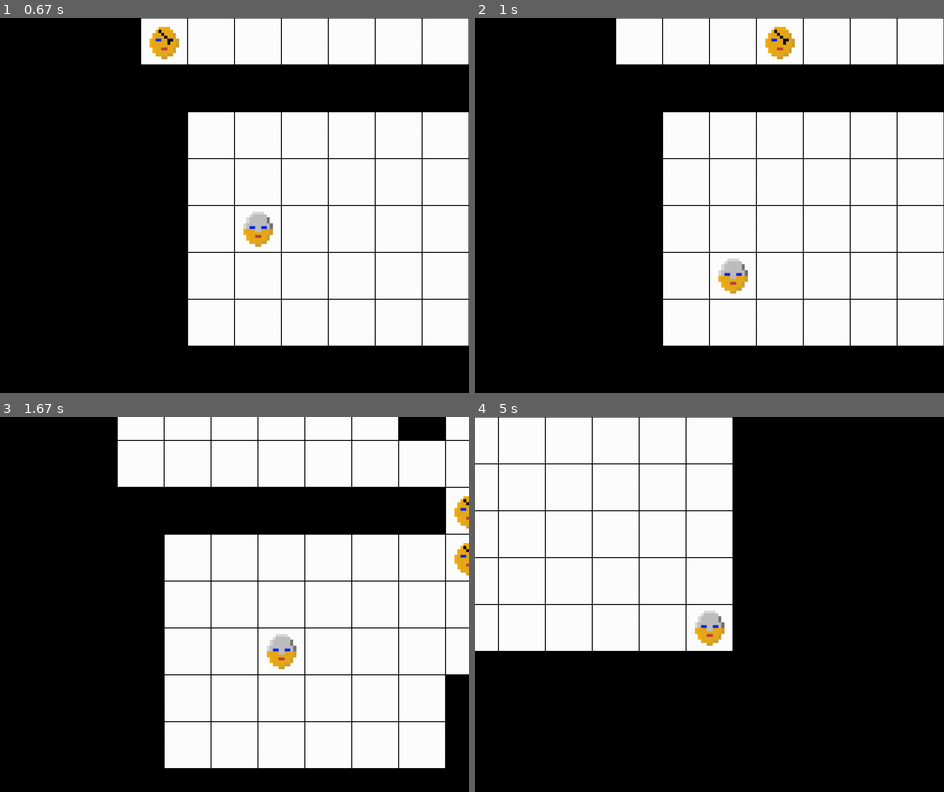
Above: before the commit, frames 1-4 (two rows, left to right).
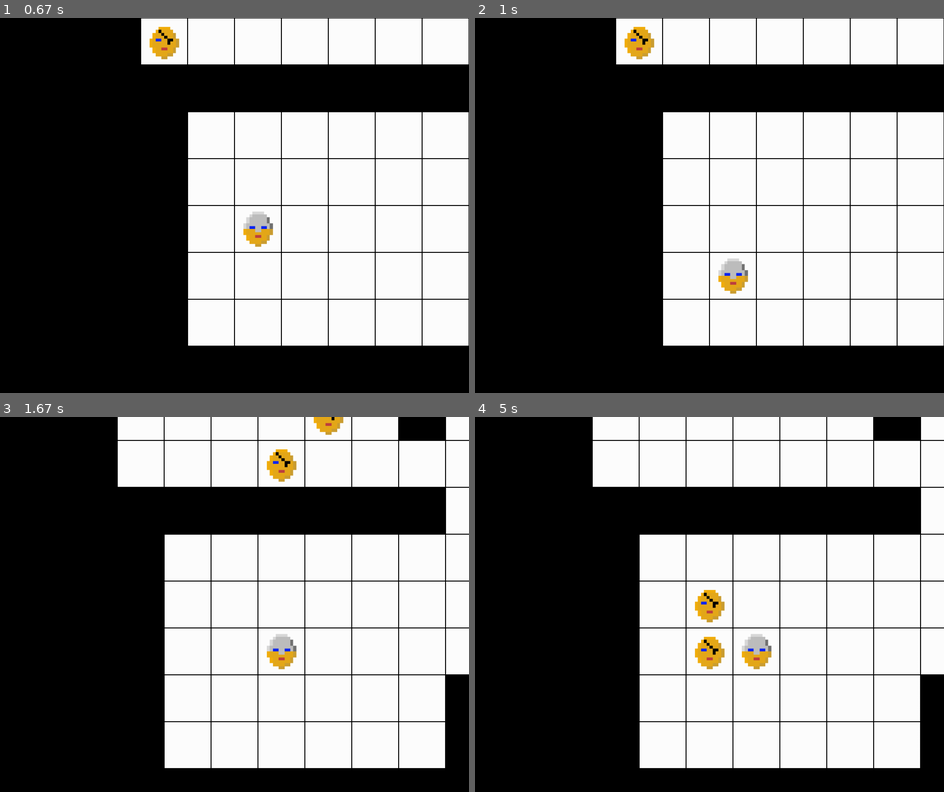
Above: after the commit, the same moments.

Repository: B3NJP/FinalSDDProject
Game: pygame game, started from main.py
Two runs of this game, one before a commit and one after it. Both use one fixed random seed, a clock stepped at 60 frames per second and the inputs below.
Inputs (mouse positions are in pixels of both pictures, inside the frame that each line leads up to):
- Up to frame 1 (0.67 s): click (234, 89) at 0.38 s
- Up to frame 2 (1 s): tap S at 0.67 s
- Up to frame 3 (1.67 s): hold Right 1-1.47 s; hold D 1-1.47 s; hold Up from 1.5 s (still down); hold W from 1.5 s (still down)
- Up to frame 4 (5 s): release Up at 1.8 s; release W at 1.8 s; hold Right 1.83-2.3 s; hold D 1.83-2.3 s; hold Left 2.33-2.87 s; hold A 2.33-2.87 s; hold Down 2.9-3.2 s; hold S 2.9-3.2 s; hold Esc 3.23-3.63 s; hold Left 3.23-3.63 s; hold A 3.23-3.63 s; click (709, 488) at 3.72 s; hold Left 4-4.4 s; hold A 4-4.4 s; hold Up 4.43-4.8 s; hold W 4.43-4.8 s; hold Right from 4.83 s (still down); hold D from 4.83 s (still down)

Frame 1 is identical in both runs. In frame 2, 0.8% of the frame differs, in the area x 31-69%, y 2-12%; in frame 3, 1.0%; in frame 4, 64%, in the area x 0-100%, y 0-94%.

Commit message:
Add new arts, along with short delay before enemy turns

Diff:
--- a/ai.py
+++ b/ai.py
@@ -5,6 +5,7 @@
     if not (player.loc[0] == user.loc[0] and player.loc[1] == user.loc[1]): # Only moves when not adjacent
         path = functions.pathFind(map, user.loc, player.loc)
         if path:
-            user.loc = path[min(len(path)-1,2)] # Move to end of path or 3 spaces, whichever is smaller
+            if len(path) <= 15: # Only moves player if within 15 tiles. Find way to not hard code this later. Or don't considering that I can just make more ai functions with different ranges
+                user.loc = path[min(len(path)-1,2)] # Move to end of path or 3 spaces, whichever is smaller
     if (abs(player.loc[0] - user.loc[0])+abs(player.loc[1] - user.loc[1]) <= 1): # If (now) next to player, attack!
         functions.dealBasicDamage(user, player, [], 'PHY', 0)
--- a/exampleArts.py
+++ b/exampleArts.py
@@ -21,4 +21,6 @@
 
 pullSlash = classes.Art('Pull Slash', [['AGI', 0.5]], 'B', '', ['FF'], 20)
 
-allArts = [pierce, broadSlash, greatPierce, autumn, arcSlash, gale, runeBlade, pierceStep, leftSlash, pullSlash]
+step = classes.Art('Step', [], '', 'F', [], 10)
+
+allArts = [pierce, broadSlash, greatPierce, autumn, arcSlash, gale, runeBlade, pierceStep, leftSlash, pullSlash, step]
--- a/main.py
+++ b/main.py
@@ -1,4 +1,4 @@
-import math, random, sys, copy
+import math, random, sys, copy, time
 import pygame
 import classes, functions, exampleArts, drawMap, pygameFunctions, ai, MapGen2, exampleEnemies
 pygame.init()
@@ -333,7 +333,7 @@
                                 if comboMenuLoc[0]+200 <= event.pos[0] <= comboMenuLoc[0]+400:
                                     if comboMenuLoc[1]+100 <= event.pos[1] <= comboMenuLoc[1] + comboMenuSize[1] - 100:
                                         if 0 <= math.floor((event.pos[1] - comboMenuLoc[1]-100)/50) < len(knownArts[artPage*8:artPage*8+8]):
-                                            menuSelectedCombo.arts += [knownArts[math.floor((event.pos[1] - comboMenuLoc[1]-100)/50)]]
+                                            menuSelectedCombo.arts += [knownArts[artPage*8 + math.floor((event.pos[1] - comboMenuLoc[1]-100)/50)]]
                                             menuSelectedCombo.dirs += ['N']
 
                                 if comboMenuLoc[0]+400 <= event.pos[0] <= comboMenuLoc[0]+600:
@@ -383,6 +383,8 @@
     drawMap.draw(grid, units, camera, screen)
 
     if endTurn:
+        pygame.display.flip()
+        time.sleep(0.2)
         endTurn = False
         toRemove = []
         for i in enemies:
